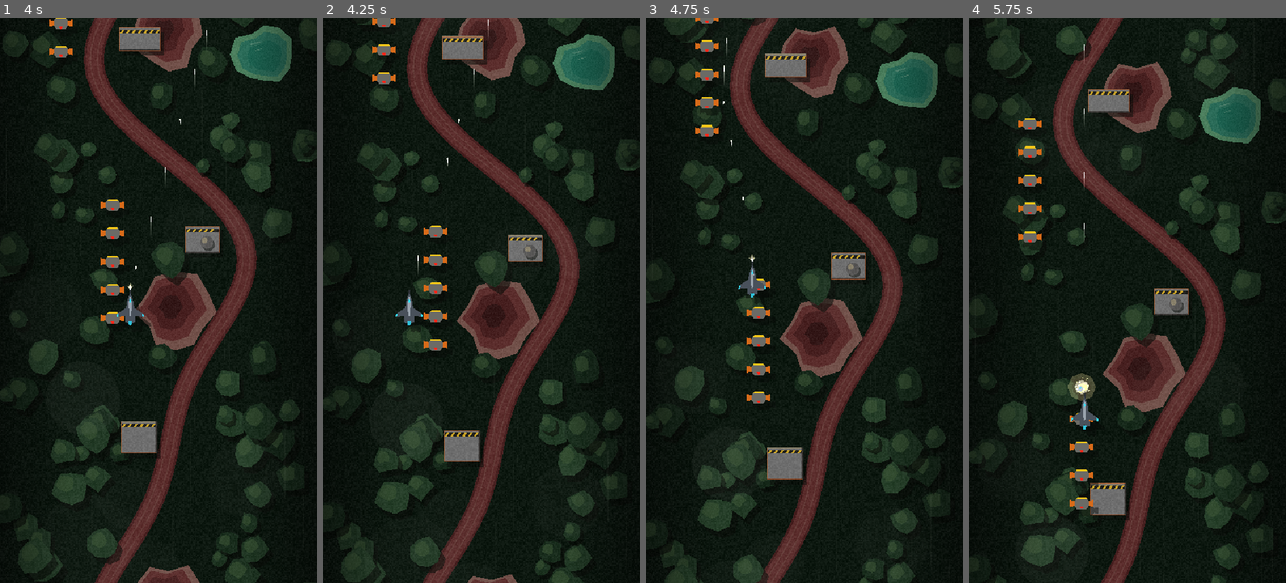
Above: before the commit, frames 1-4 (left to right).
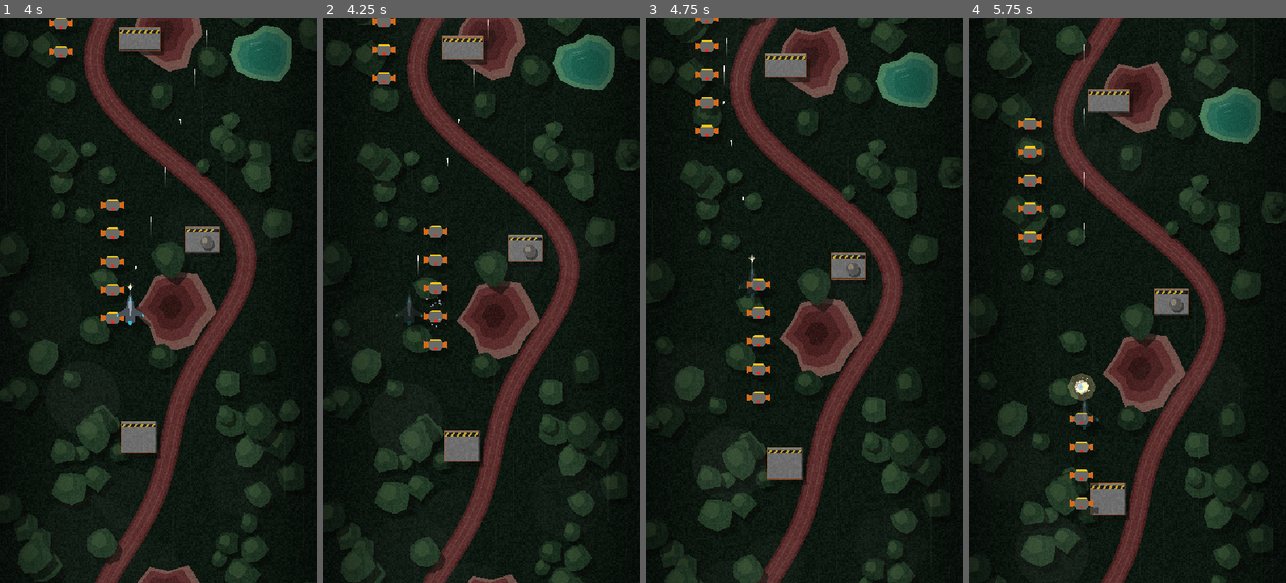
Above: after the commit, the same moments.

Repository: scenebiscuit-cell/asset-zero
Game: Godot game, scene res://scenes/main/main.tscn
The game is run twice, just before and just after one commit, with the same random seed, the same clock (stepped at 60 frames per second) and the same inputs.
Inputs (mouse positions are in pixels of both pictures, inside the frame that each line leads up to):
- Up to frame 1 (4 s): tap Enter at 0.5 s; move the mouse to (228, 272) at 0.52 s; hold D (move_right) 0.53-1.25 s; hold Space (fire) 0.53-1.25 s; click (228, 272) at 0.67 s; drag from (95, 328) to (114, 29) at 1.27 s; move the mouse to (190, 176) at 2.02 s; hold D (move_right) 2.03-2.75 s; hold Space (fire) 2.03-2.75 s; click (190, 176) at 2.17 s; drag from (142, 413) to (114, 159) at 2.77 s; move the mouse to (253, 385) at 3.52 s; hold A (move_left) from 3.53 s (still down); hold Space (fire) from 3.53 s (still down); click (253, 385) at 3.67 s
- Up to frame 2 (4.25 s): keep holding A (move_left); keep holding Space (fire)
- Up to frame 3 (4.75 s): release A (move_left) at 4.25 s; release Space (fire) at 4.25 s; drag from (709, 215) to (760, 289) at 4.27 s
- Up to frame 4 (5.75 s): move the mouse to (1143, 300) at 5.02 s; hold S (move_down) from 5.03 s (still down); hold Space (fire) from 5.03 s (still down); click (1143, 300) at 5.17 s

Frame 1 is identical in both runs. In frame 2, 0.2% of the frame differs, in the area x 22-39%, y 48-55%; in frame 3, 0.2%; in frame 4, 0.2%.

Commit message:
Step 4: Armor, enemy rounds, hit invulnerability, death collapse and MISSION FAILED
Shared PooledObject/ObjectPool base now backs player rounds, enemy rounds and
salvage pickups. XF-0 takes contact and round damage with 1 s of blinking
invulnerability and a metal splash, collapses into a droplet splash at 0 Armor,
and a translated MISSION FAILED screen reloads the level on any key.
Adds tests/test_damage.tscn with an aimed turret.

Co-Authored-By: Claude Fable 5.1 <noreply@anthropic.com>

Diff:
--- a/autoload/game_state.gd
+++ b/autoload/game_state.gd
@@ -1,13 +1,26 @@
 extends Node
 ## Data for the current run. Cleared when a new run starts.
 
+const START_MAX_ARMOR: int = 100
+
 var salvage: int = 0
+var max_armor: int = START_MAX_ARMOR
+var armor: int = START_MAX_ARMOR
 
 
 func reset_run() -> void:
 	salvage = 0
+	max_armor = START_MAX_ARMOR
+	armor = max_armor
 
 
 func add_salvage(amount: int) -> void:
 	salvage += amount
 	print("Salvage: ", salvage) # Temporary until the HUD exists (Step 8).
+
+
+## Returns true when Armor has run out.
+func damage_armor(amount: int) -> bool:
+	armor = maxi(armor - amount, 0)
+	print("Armor: ", armor) # Temporary until the HUD exists (Step 8).
+	return armor == 0
--- /dev/null
+++ b/data/translations/strings.csv
@@ -0,0 +1,3 @@
+keys,en
+MISSION_FAILED,MISSION FAILED
+PRESS_KEY_RESTART,PRESS ANY KEY TO RESTART
--- a/project.godot
+++ b/project.godot
@@ -78,6 +78,10 @@
 ]
 }
 
+[internationalization]
+
+locale/translations=PackedStringArray("res://data/translations/strings.en.translation")
+
 [layer_names]
 
 2d_physics/layer_1="player"
--- a/resources/enemy_data.gd
+++ b/resources/enemy_data.gd
@@ -6,3 +6,5 @@
 @export var speed: float = 180.0
 ## Number of salvage pickups dropped on death.
 @export var salvage: int = 1
+## Armor lost when XF-0 flies into this enemy.
+@export var contact_damage: int = 20
--- a/scenes/levels/level.gd
+++ b/scenes/levels/level.gd
@@ -8,16 +8,21 @@
 @export var line_spacing: float = 48.0
 ## Keeps spawned lines away from the screen edges.
 @export var spawn_margin: float = 60.0
+## Lets the death splash play out before the failure screen appears.
+@export var mission_failed_delay: float = 1.0
 
 var _spawn_timer: float = 1.0
 
 @onready var _enemies: Node2D = $Enemies
 @onready var _explosion_pool: ExplosionPool = $FX/ExplosionPool
 @onready var _salvage_pool: SalvagePool = $SalvagePool
+@onready var _player: Player = $Player
+@onready var _mission_failed: MissionFailedScreen = $MissionFailed
 
 
 func _ready() -> void:
 	GameState.reset_run()
+	_player.destroyed.connect(_on_player_destroyed)
 
 
 func _process(delta: float) -> void:
@@ -39,3 +44,8 @@
 func _on_enemy_destroyed(enemy: Enemy) -> void:
 	_explosion_pool.spawn(enemy.global_position)
 	_salvage_pool.spawn_burst(enemy.global_position, enemy.data.salvage)
+
+
+func _on_player_destroyed() -> void:
+	await get_tree().create_timer(mission_failed_delay).timeout
+	_mission_failed.show_screen()
--- a/scenes/levels/level.tscn
+++ b/scenes/levels/level.tscn
@@ -11,6 +11,8 @@
 [ext_resource type="PackedScene" path="res://scenes/player/player.tscn" id="9_player"]
 [ext_resource type="Shader" path="res://scenes/levels/terrain_grain.gdshader" id="10_grain"]
 [ext_resource type="Script" path="res://scenes/fx/explosion_pool.gd" id="11_explosion_pool"]
+[ext_resource type="PackedScene" path="res://scenes/weapons/enemy_round.tscn" id="12_enemy_round"]
+[ext_resource type="PackedScene" path="res://scenes/ui/mission_failed.tscn" id="13_mission_failed"]
 
 [sub_resource type="ShaderMaterial" id="ShaderMaterial_grain"]
 shader = ExtResource("10_grain")
@@ -41,13 +43,21 @@
 
 [node name="SalvagePool" type="Node2D" parent="." node_paths=PackedStringArray("player")]
 script = ExtResource("5_salvage_pool")
-pickup_scene = ExtResource("6_salvage")
 player = NodePath("../Player")
+scene = ExtResource("6_salvage")
+pool_size = 48
 
 [node name="PlayerRoundPool" type="Node2D" parent="."]
 script = ExtResource("7_round_pool")
-round_scene = ExtResource("8_round")
+scene = ExtResource("8_round")
 
 [node name="Player" parent="." node_paths=PackedStringArray("round_pool") instance=ExtResource("9_player")]
 position = Vector2(270, 820)
 round_pool = NodePath("../PlayerRoundPool")
+
+[node name="EnemyRoundPool" type="Node2D" parent="."]
+script = ExtResource("7_round_pool")
+scene = ExtResource("12_enemy_round")
+pool_size = 200
+
+[node name="MissionFailed" parent="." instance=ExtResource("13_mission_failed")]
--- a/scenes/pickups/salvage_pickup.gd
+++ b/scenes/pickups/salvage_pickup.gd
@@ -1,8 +1,6 @@
 class_name SalvagePickup
-extends Area2D
+extends PooledObject
 ## Pooled salvage scrap. Bursts out, drifts with the ground, then gets pulled into XF-0.
-
-signal expired(pickup: SalvagePickup)
 
 @export var magnet_radius: float = 90.0
 @export var collect_radius: float = 16.0
@@ -17,8 +15,6 @@
 var _target: Node2D
 var _velocity: Vector2 = Vector2.ZERO
 var _magnetized: bool = false
-# Starts true so the pool's first deactivate() files it as free.
-var _active: bool = true
 
 @onready var _visual: Node2D = $Visual
 
@@ -29,18 +25,7 @@
 	value = pickup_value
 	_target = target
 	_magnetized = false
-	_active = true
-	visible = true
-	set_physics_process(true)
-
-
-func deactivate() -> void:
-	if not _active:
-		return
-	_active = false
-	visible = false
-	set_physics_process(false)
-	expired.emit(self)
+	_start()
 
 
 func _physics_process(delta: float) -> void:
--- a/scenes/pickups/salvage_pool.gd
+++ b/scenes/pickups/salvage_pool.gd
@@ -1,32 +1,16 @@
 class_name SalvagePool
-extends Node2D
-## Makes all salvage pickups up front and reuses them.
+extends ObjectPool
+## Pool of salvage pickups that burst out where an enemy died.
 
-@export var pickup_scene: PackedScene
-@export var pool_size: int = 48
 ## What the pickups get pulled into.
 @export var player: Node2D
 @export var burst_speed: float = 120.0
 
-var _free_pickups: Array[SalvagePickup] = []
-
-
-func _ready() -> void:
-	for i: int in pool_size:
-		var pickup: SalvagePickup = pickup_scene.instantiate() as SalvagePickup
-		add_child(pickup)
-		pickup.expired.connect(_on_pickup_expired)
-		pickup.deactivate()
-
 
 func spawn_burst(at: Vector2, count: int, value: int = 1) -> void:
 	for i: int in count:
-		if _free_pickups.is_empty():
-			return # Pool exhausted: skip rather than allocate mid-game.
-		var pickup: SalvagePickup = _free_pickups.pop_back()
+		var pickup: SalvagePickup = acquire() as SalvagePickup
+		if pickup == null:
+			return
 		var velocity: Vector2 = Vector2.from_angle(randf() * TAU) * randf_range(0.4, 1.0) * burst_speed
 		pickup.activate(at, velocity, value, player)
-
-
-func _on_pickup_expired(pickup: SalvagePickup) -> void:
-	_free_pickups.append(pickup)
--- a/scenes/player/player.gd
+++ b/scenes/player/player.gd
@@ -1,6 +1,8 @@
 class_name Player
 extends Area2D
-## XF-0. Moves and tells its weapons when to fire.
+## XF-0. Moves, tells its weapons when to fire, and takes hits.
+
+signal destroyed
 
 enum InputMode { KEYBOARD, MOUSE }
 
@@ -9,16 +11,27 @@
 @export var screen_margin: Vector2 = Vector2(26.0, 36.0)
 ## Set by whatever scene the player is placed in; rounds live there, not on the ship.
 @export var round_pool: RoundPool
+@export var invulnerable_time: float = 1.0
+@export var flash_interval: float = 0.08
+@export var collapse_time: float = 0.6
 
 ## Turned on by Fire Control power-ups or the accessibility setting (DESIGN.md §7.3), never by a key.
 var autofire: bool = false
 var _input_mode: InputMode = InputMode.KEYBOARD
+var _invulnerable_left: float = 0.0
+var _dead: bool = false
 
 @onready var _autocannon: Autocannon = $Autocannon
+@onready var _hitbox: CollisionShape2D = $Hitbox
+@onready var _airframe: Node2D = $Visual/Airframe
+@onready var _shadow: Node2D = $Shadow
+@onready var _hit_splash: CPUParticles2D = $Visual/HitSplash
+@onready var _death_splash: CPUParticles2D = $Visual/DeathSplash
 
 
 func _ready() -> void:
 	_autocannon.round_pool = round_pool
+	area_entered.connect(_try_hit)
 
 
 func _unhandled_input(event: InputEvent) -> void:
@@ -39,6 +52,62 @@
 
 	_clamp_to_screen()
 	_autocannon.firing = autofire or Input.is_action_pressed("fire")
+	_update_invulnerability(delta)
+
+
+func take_damage(amount: int) -> void:
+	if _dead:
+		return
+	_hit_splash.restart()
+	if GameState.damage_armor(amount):
+		_die()
+		return
+	_invulnerable_left = invulnerable_time
+
+
+func _try_hit(area: Area2D) -> void:
+	if _dead or _invulnerable_left > 0.0:
+		return
+	if area is EnemyRound:
+		var enemy_round: EnemyRound = area as EnemyRound
+		if not enemy_round.is_active():
+			return
+		take_damage(enemy_round.damage)
+		enemy_round.deactivate()
+	elif area is Enemy:
+		take_damage((area as Enemy).data.contact_damage)
+
+
+func _update_invulnerability(delta: float) -> void:
+	if _invulnerable_left <= 0.0:
+		return
+	_invulnerable_left -= delta
+	var blink_on: bool = int(_invulnerable_left / flash_interval) % 2 == 0
+	_airframe.modulate.a = 0.25 if blink_on else 1.0
+	if _invulnerable_left <= 0.0:
+		_airframe.modulate.a = 1.0
+		# area_entered won't fire again for something we're already touching.
+		for area: Area2D in get_overlapping_areas():
+			_try_hit(area)
+
+
+func _die() -> void:
+	_dead = true
+	_autocannon.firing = false
+	set_physics_process(false)
+	_hitbox.set_deferred("disabled", true)
+	_airframe.modulate.a = 1.0
+	_death_splash.restart()
+
+	# Liquid collapse: the airframe loses its shape, spreads flat and falls away.
+	var tween: Tween = create_tween()
+	tween.tween_property(_airframe, "scale", Vector2(1.3, 0.7), collapse_time * 0.2)
+	tween.tween_property(_airframe, "scale", Vector2(2.2, 0.05), collapse_time * 0.8).set_ease(Tween.EASE_IN)
+	tween.parallel().tween_property(_airframe, "position:y", 40.0, collapse_time * 0.8).set_ease(Tween.EASE_IN)
+	tween.parallel().tween_property(_airframe, "modulate:a", 0.0, collapse_time * 0.8)
+	# No airframe, no shadow on the ground.
+	tween.parallel().tween_property(_shadow, "modulate:a", 0.0, collapse_time * 0.8)
+	destroyed.emit()
 
 
 func _clamp_to_screen() -> void:
--- a/scenes/player/player.tscn
+++ b/scenes/player/player.tscn
@@ -11,8 +11,17 @@
 [sub_resource type="CanvasItemMaterial" id="CanvasItemMaterial_add"]
 blend_mode = 1
 
+[sub_resource type="Gradient" id="Gradient_metal"]
+offsets = PackedFloat32Array(0, 0.5, 1)
+colors = PackedColorArray(0.85, 0.9, 0.95, 1, 0.45, 0.5, 0.55, 1, 0.3, 0.33, 0.36, 0)
+
+[sub_resource type="Gradient" id="Gradient_death"]
+offsets = PackedFloat32Array(0, 0.15, 0.6, 1)
+colors = PackedColorArray(1, 1, 1, 1, 0.6, 0.95, 1, 1, 0.45, 0.5, 0.55, 1, 0.3, 0.33, 0.36, 0)
+
 [node name="Player" type="Area2D"]
 collision_mask = 20
+monitorable = false
 script = ExtResource("1_player")
 
 [node name="Hitbox" type="CollisionShape2D" parent="."]
@@ -22,37 +31,76 @@
 z_index = -8
 script = ExtResource("4_shadow")
 shadow_offset = Vector2(12, 16)
+source_path = NodePath("../Visual/Airframe")
 shape_names = PackedStringArray("Hull")
 
 [node name="Visual" type="Node2D" parent="."]
 
-[node name="Barrel" type="Polygon2D" parent="Visual"]
+[node name="Airframe" type="Node2D" parent="Visual"]
+
+[node name="Barrel" type="Polygon2D" parent="Visual/Airframe"]
 color = Color(0.17, 0.19, 0.21, 1)
 polygon = PackedVector2Array(-1.5, -35, 1.5, -35, 1.5, -20, -1.5, -20)
 
-[node name="Hull" type="Polygon2D" parent="Visual"]
+[node name="Hull" type="Polygon2D" parent="Visual/Airframe"]
 color = Color(0.29, 0.32, 0.36, 1)
 polygon = PackedVector2Array(0, -30, 5, -16, 7, -4, 22, 6, 24, 12, 8, 10, 9, 20, 4, 22, 0, 18, -4, 22, -9, 20, -8, 10, -24, 12, -22, 6, -7, -4, -5, -16)
 
-[node name="Highlight" type="Polygon2D" parent="Visual"]
+[node name="Highlight" type="Polygon2D" parent="Visual/Airframe"]
 color = Color(0.6, 0.64, 0.68, 1)
 polygon = PackedVector2Array(0, -26, 2.5, -14, 2, 6, 0, 12, -2, 6, -2.5, -14)
 
-[node name="Sensor" type="Polygon2D" parent="Visual"]
+[node name="Sensor" type="Polygon2D" parent="Visual/Airframe"]
 color = Color(0.21, 0.88, 1, 1)
 polygon = PackedVector2Array(0, -21, 1.5, -15, 0, -11, -1.5, -15)
 
-[node name="WingLightL" type="Polygon2D" parent="Visual"]
+[node name="WingLightL" type="Polygon2D" parent="Visual/Airframe"]
 color = Color(0.21, 0.88, 1, 1)
 polygon = PackedVector2Array(-24, 12, -22, 6, -20, 7, -21, 11.7)
 
-[node name="WingLightR" type="Polygon2D" parent="Visual"]
+[node name="WingLightR" type="Polygon2D" parent="Visual/Airframe"]
 color = Color(0.21, 0.88, 1, 1)
 polygon = PackedVector2Array(24, 12, 22, 6, 20, 7, 21, 11.7)
 
-[node name="EngineGlow" type="Polygon2D" parent="Visual"]
+[node name="EngineGlow" type="Polygon2D" parent="Visual/Airframe"]
 color = Color(0.21, 0.88, 1, 0.85)
 polygon = PackedVector2Array(-3, 19, 3, 19, 2, 26, -2, 26)
+
+[node name="HitSplash" type="CPUParticles2D" parent="Visual"]
+emitting = false
+amount = 14
+lifetime = 0.4
+one_shot = true
+explosiveness = 1.0
+local_coords = false
+direction = Vector2(0, -1)
+spread = 180.0
+gravity = Vector2(0, 300)
+initial_velocity_min = 80.0
+initial_velocity_max = 180.0
+damping_min = 60.0
+damping_max = 120.0
+scale_amount_min = 1.5
+scale_amount_max = 3.0
+color_ramp = SubResource("Gradient_metal")
+
+[node name="DeathSplash" type="CPUParticles2D" parent="Visual"]
+emitting = false
+amount = 48
+lifetime = 0.9
+one_shot = true
+explosiveness = 0.9
+local_coords = false
+direction = Vector2(0, -1)
+spread = 110.0
+gravity = Vector2(0, 420)
+initial_velocity_min = 100.0
+initial_velocity_max = 280.0
+damping_min = 20.0
+damping_max = 60.0
+scale_amount_min = 2.0
+scale_amount_max = 4.5
+color_ramp = SubResource("Gradient_death")
 
 [node name="Autocannon" type="Node2D" parent="."]
 position = Vector2(0, -35)
--- /dev/null
+++ b/scenes/ui/mission_failed.gd
@@ -0,0 +1,27 @@
+class_name MissionFailedScreen
+extends CanvasLayer
+## Shown when XF-0 is destroyed. Any key or click restarts the level.
+
+## Stops a fire key that was held at the moment of death from skipping the screen.
+@export var input_delay: float = 0.6
+
+var _accepting_input: bool = false
+
+
+func _ready() -> void:
+	visible = false
+
+
+func show_screen() -> void:
+	visible = true
+	await get_tree().create_timer(input_delay).timeout
+	_accepting_input = true
+
+
+func _unhandled_input(event: InputEvent) -> void:
+	if not _accepting_input:
+		return
+	if (event is InputEventKey or event is InputEventMouseButton) and event.is_pressed() and not event.is_echo():
+		_accepting_input = false
+		# Reloading rebuilds the level, so no rounds, enemies or pickups carry over.
+		get_tree().reload_current_scene()
--- /dev/null
+++ b/scenes/ui/mission_failed.tscn
@@ -0,0 +1,37 @@
+[gd_scene load_steps=2 format=3]
+
+[ext_resource type="Script" path="res://scenes/ui/mission_failed.gd" id="1_screen"]
+
+[node name="MissionFailed" type="CanvasLayer"]
+layer = 10
+script = ExtResource("1_screen")
+
+[node name="Dim" type="ColorRect" parent="."]
+anchors_preset = 15
+anchor_right = 1.0
+anchor_bottom = 1.0
+grow_horizontal = 2
+grow_vertical = 2
+color = Color(0, 0, 0, 0.6)
+
+[node name="Lines" type="VBoxContainer" parent="."]
+anchors_preset = 15
+anchor_right = 1.0
+anchor_bottom = 1.0
+grow_horizontal = 2
+grow_vertical = 2
+alignment = 1
+
+[node name="Title" type="Label" parent="Lines"]
+layout_mode = 2
+theme_override_colors/font_color = Color(1, 0.7, 0.2, 1)
+theme_override_font_sizes/font_size = 44
+text = "MISSION_FAILED"
+horizontal_alignment = 1
+
+[node name="Hint" type="Label" parent="Lines"]
+layout_mode = 2
+theme_override_colors/font_color = Color(1, 0.7, 0.2, 0.75)
+theme_override_font_sizes/font_size = 18
+text = "PRESS_KEY_RESTART"
+horizontal_alignment = 1
--- /dev/null
+++ b/scenes/weapons/enemy_round.gd
@@ -0,0 +1,3 @@
+class_name EnemyRound
+extends Round
+## Enemy fire. The player does the hit check, so this only needs its own type.
--- /dev/null
+++ b/scenes/weapons/enemy_round.tscn
@@ -0,0 +1,29 @@
+[gd_scene load_steps=3 format=3]
+
+[ext_resource type="Script" path="res://scenes/weapons/enemy_round.gd" id="1_round"]
+
+[sub_resource type="CircleShape2D" id="CircleShape2D_round"]
+radius = 4.0
+
+[node name="EnemyRound" type="Area2D"]
+collision_layer = 16
+collision_mask = 0
+monitoring = false
+script = ExtResource("1_round")
+
+[node name="Hitbox" type="CollisionShape2D" parent="."]
+shape = SubResource("CircleShape2D_round")
+
+[node name="Visual" type="Node2D" parent="."]
+
+[node name="Outline" type="Polygon2D" parent="Visual"]
+color = Color(0.15, 0, 0.05, 1)
+polygon = PackedVector2Array(0, -7, 5, -5, 7, 0, 5, 5, 0, 7, -5, 5, -7, 0, -5, -5)
+
+[node name="Body" type="Polygon2D" parent="Visual"]
+color = Color(1, 0.3, 0.55, 1)
+polygon = PackedVector2Array(0, -5, 3.5, -3.5, 5, 0, 3.5, 3.5, 0, 5, -3.5, 3.5, -5, 0, -3.5, -3.5)
+
+[node name="Core" type="Polygon2D" parent="Visual"]
+color = Color(1, 0.85, 0.9, 1)
+polygon = PackedVector2Array(0, -2, 2, 0, 0, 2, -2, 0)
--- /dev/null
+++ b/scenes/weapons/object_pool.gd
@@ -0,0 +1,27 @@
+class_name ObjectPool
+extends Node2D
+## Makes objects up front and reuses them, so gameplay never creates or frees nodes.
+
+@export var scene: PackedScene
+@export var pool_size: int = 64
+
+var _free_objects: Array[PooledObject] = []
+
+
+func _ready() -> void:
+	for i: int in pool_size:
+		var object: PooledObject = scene.instantiate() as PooledObject
+		add_child(object)
+		object.expired.connect(_on_object_expired)
+		object.deactivate()
+
+
+## Returns null when everything is in use; callers skip rather than allocate mid-game.
+func acquire() -> PooledObject:
+	if _free_objects.is_empty():
+		return null
+	return _free_objects.pop_back()
+
+
+func _on_object_expired(object: PooledObject) -> void:
+	_free_objects.append(object)
--- a/scenes/weapons/player_round.gd
+++ b/scenes/weapons/player_round.gd
@@ -1,54 +1,14 @@
 class_name PlayerRound
-extends Area2D
-## Pooled tracer round. Never freed: the pool switches it on and off.
-
-signal expired(player_round: PlayerRound)
-
-## How far past the screen edge a round travels before it's recycled.
-const OFFSCREEN_MARGIN: float = 32.0
-
-var damage: int = 0
-var _velocity: Vector2 = Vector2.ZERO
-# Starts true so the pool's first deactivate() files it as free.
-var _active: bool = true
+extends Round
+## Player tracer round. Damages the first enemy it touches.
 
 
 func _ready() -> void:
 	area_entered.connect(_on_area_entered)
 
 
-func activate(start: Vector2, velocity: Vector2, round_damage: int) -> void:
-	global_position = start
-	rotation = velocity.angle() + PI / 2.0
-	_velocity = velocity
-	damage = round_damage
-	_active = true
-	visible = true
-	set_physics_process(true)
-	# Deferred because changing collision state mid-physics-step isn't allowed.
-	set_deferred("monitoring", true)
-	set_deferred("monitorable", true)
-
-
-func deactivate() -> void:
-	if not _active:
-		return
-	_active = false
-	visible = false
-	set_physics_process(false)
-	set_deferred("monitoring", false)
-	set_deferred("monitorable", false)
-	expired.emit(self)
-
-
-func _physics_process(delta: float) -> void:
-	position += _velocity * delta
-	if not get_viewport_rect().grow(OFFSCREEN_MARGIN).has_point(global_position):
-		deactivate()
-
-
 func _on_area_entered(area: Area2D) -> void:
-	if not _active:
+	if not is_active():
 		return
 	if area is Enemy:
 		(area as Enemy).take_damage(damage)
--- /dev/null
+++ b/scenes/weapons/pooled_object.gd
@@ -0,0 +1,32 @@
+class_name PooledObject
+extends Area2D
+## Base for anything an ObjectPool reuses. Never freed: the pool switches it on and off.
+
+signal expired(object: PooledObject)
+
+# Starts true so the pool's first deactivate() files it as free.
+var _active: bool = true
+
+
+func is_active() -> bool:
+	return _active
+
+
+func deactivate() -> void:
+	if not _active:
+		return
+	_active = false
+	visible = false
+	set_physics_process(false)
+	# A disabled Area2D is taken out of collision checks. Deferred because this
+	# often runs inside a collision callback, where that change isn't allowed.
+	set_deferred("process_mode", Node.PROCESS_MODE_DISABLED)
+	expired.emit(self)
+
+
+## Subclasses call this at the end of their own activate().
+func _start() -> void:
+	_active = true
+	visible = true
+	set_physics_process(true)
+	set_deferred("process_mode", Node.PROCESS_MODE_INHERIT)
--- /dev/null
+++ b/scenes/weapons/round.gd
@@ -0,0 +1,23 @@
+class_name Round
+extends PooledObject
+## A straight-flying round. Player and enemy rounds both build on this.
+
+## How far past the screen edge a round travels before it's recycled.
+const OFFSCREEN_MARGIN: float = 32.0
+
+var damage: int = 0
+var _velocity: Vector2 = Vector2.ZERO
+
+
+func activate(start: Vector2, velocity: Vector2, round_damage: int) -> void:
+	global_position = start
+	rotation = velocity.angle() + PI / 2.0
+	_velocity = velocity
+	damage = round_damage
+	_start()
+
+
+func _physics_process(delta: float) -> void:
+	position += _velocity * delta
+	if not get_viewport_rect().grow(OFFSCREEN_MARGIN).has_point(global_position):
+		deactivate()
--- a/scenes/weapons/round_pool.gd
+++ b/scenes/weapons/round_pool.gd
@@ -1,27 +1,10 @@
 class_name RoundPool
-extends Node2D
-## Makes all rounds up front and reuses them, so firing never creates or frees nodes.
-
-@export var round_scene: PackedScene
-@export var pool_size: int = 64
-
-var _free_rounds: Array[PlayerRound] = []
-
-
-func _ready() -> void:
-	for i: int in pool_size:
-		var player_round: PlayerRound = round_scene.instantiate() as PlayerRound
-		add_child(player_round)
-		player_round.expired.connect(_on_round_expired)
-		player_round.deactivate()
+extends ObjectPool
+## Pool of rounds (player or enemy) with a one-call fire().
 
 
 func fire(start: Vector2, velocity: Vector2, damage: int) -> void:
-	if _free_rounds.is_empty():
-		return # Pool exhausted: drop the shot rather than allocate mid-game.
-	var player_round: PlayerRound = _free_rounds.pop_back()
-	player_round.activate(start, velocity, damage)
-
-
-func _on_round_expired(player_round: PlayerRound) -> void:
-	_free_rounds.append(player_round)
+	var fired_round: Round = acquire() as Round
+	if fired_round == null:
+		return
+	fired_round.activate(start, velocity, damage)
--- /dev/null
+++ b/tests/test_damage.tscn
@@ -0,0 +1,18 @@
+[gd_scene load_steps=3 format=3]
+
+[ext_resource type="PackedScene" path="res://scenes/levels/level.tscn" id="1_level"]
+[ext_resource type="Script" path="res://tests/test_round_emitter.gd" id="2_emitter"]
+
+[node name="TestDamage" type="Node2D"]
+
+[node name="Level" parent="." instance=ExtResource("1_level")]
+
+[node name="RoundEmitter" type="Node2D" parent="." node_paths=PackedStringArray("round_pool", "target")]
+position = Vector2(270, 60)
+script = ExtResource("2_emitter")
+round_pool = NodePath("../Level/EnemyRoundPool")
+target = NodePath("../Level/Player")
+
+[node name="Visual" type="Polygon2D" parent="RoundEmitter"]
+color = Color(0.85, 0.42, 0.1, 1)
+polygon = PackedVector2Array(-10, -8, 10, -8, 10, 8, -10, 8)
--- a/tests/test_player.tscn
+++ b/tests/test_player.tscn
@@ -8,7 +8,7 @@
 
 [node name="PlayerRoundPool" type="Node2D" parent="."]
 script = ExtResource("2_pool")
-round_scene = ExtResource("3_round")
+scene = ExtResource("3_round")
 
 [node name="Player" parent="." node_paths=PackedStringArray("round_pool") instance=ExtResource("1_player")]
 position = Vector2(270, 820)
--- /dev/null
+++ b/tests/test_round_emitter.gd
@@ -0,0 +1,19 @@
+extends Node2D
+## Test only: fires aimed enemy rounds at the player so damage can be tried before real shooters exist.
+
+@export var round_pool: RoundPool
+@export var target: Node2D
+@export var fire_interval: float = 0.5
+@export var round_speed: float = 220.0
+@export var damage: int = 10
+
+var _cooldown: float = 1.0
+
+
+func _physics_process(delta: float) -> void:
+	_cooldown -= delta
+	if _cooldown > 0.0 or not is_instance_valid(target):
+		return
+	_cooldown += fire_interval
+	var aim: Vector2 = global_position.direction_to(target.global_position)
+	round_pool.fire(global_position, aim * round_speed, damage)
Not shown, added: data/translations/strings.csv.import
Not shown: 1 places in scenes/levels/level.tscn that only renumber resources
Not shown: 1 places in scenes/player/player.tscn that only renumber resources
Not shown, added: scenes/ui/mission_failed.gd.uid
Not shown, added: scenes/weapons/enemy_round.gd.uid
Not shown, added: scenes/weapons/object_pool.gd.uid
Not shown, added: scenes/weapons/pooled_object.gd.uid
Not shown, added: scenes/weapons/round.gd.uid
Not shown, added: tests/test_round_emitter.gd.uid
Not shown, changed: ROADMAP.md
Not shown, removed: scenes/ui/.gitkeep
